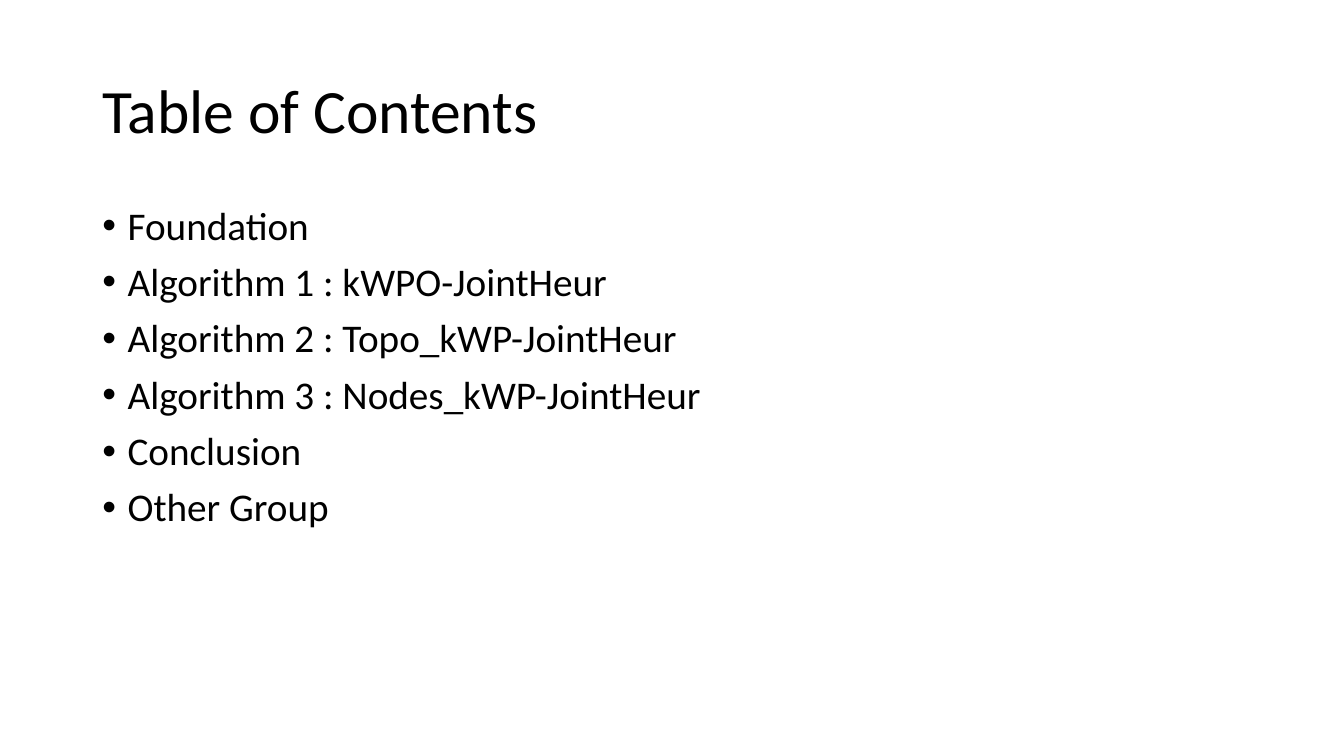
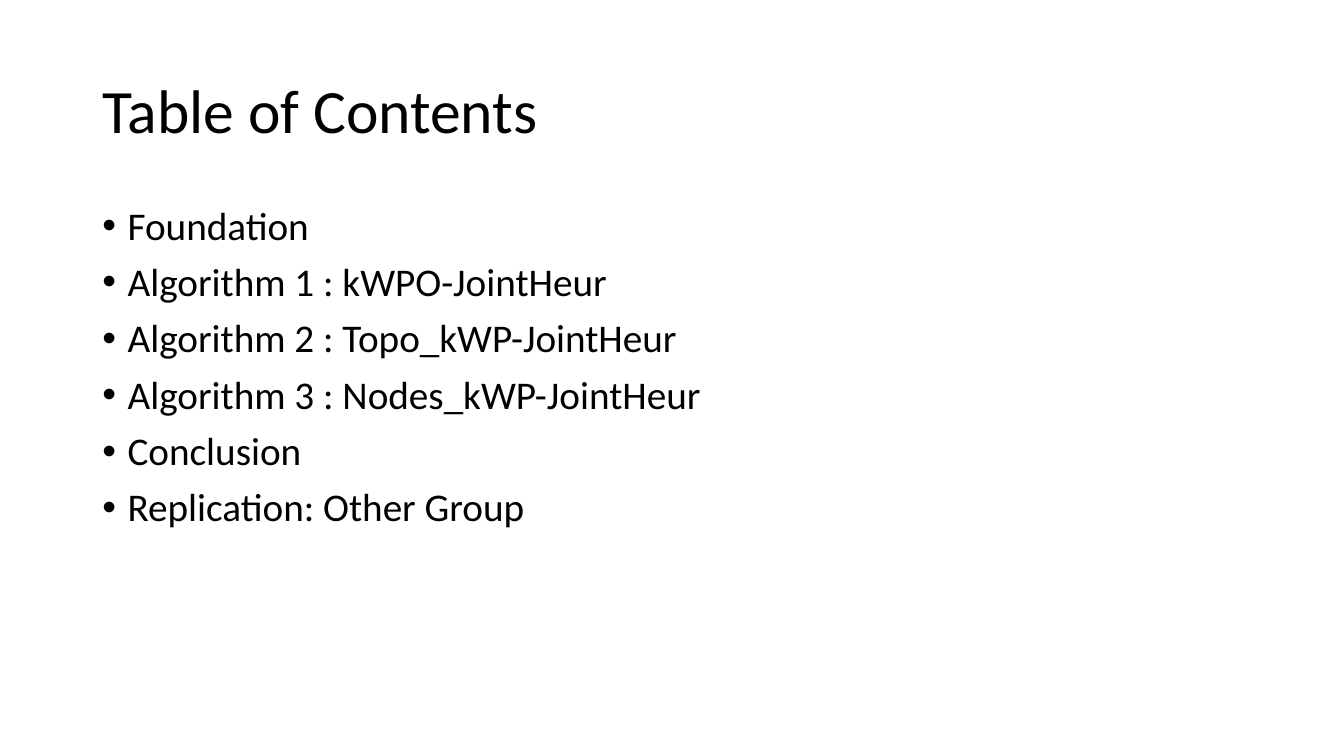
Before and after one commit to gajanns/Fachprojekt_Code, a slide deck: slide 2 of Presentation/Fachprojekt_Presentation1_Final.pptx. Drawn at 1344x756 pixels with LibreOffice and Linux fonts; fonts in the diff are those of the drawing. Boxes give left, top, right and bottom in pixels: in the first picture for what was removed or moved away, otherwise in the second. Text is boxed around its words. In the diff, an @@ line names an element or a change of style, - is before the commit and + after.

```diff
--- a/Presentation/Fachprojekt_Presentation1_Final.pptx
+++ b/Presentation/Fachprojekt_Presentation1_Final.pptx
@@ text at (128,493,524,528): text changed @@
-• Other Group
+• Replication: Other Group
```
Also in this commit, not shown: 3 other slides changed, 5 slides added.
